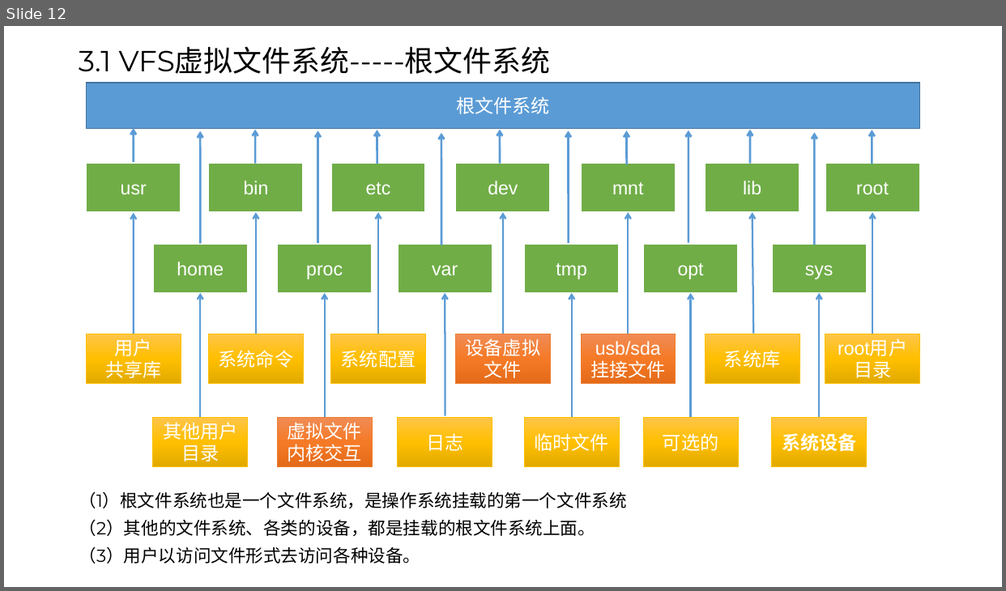
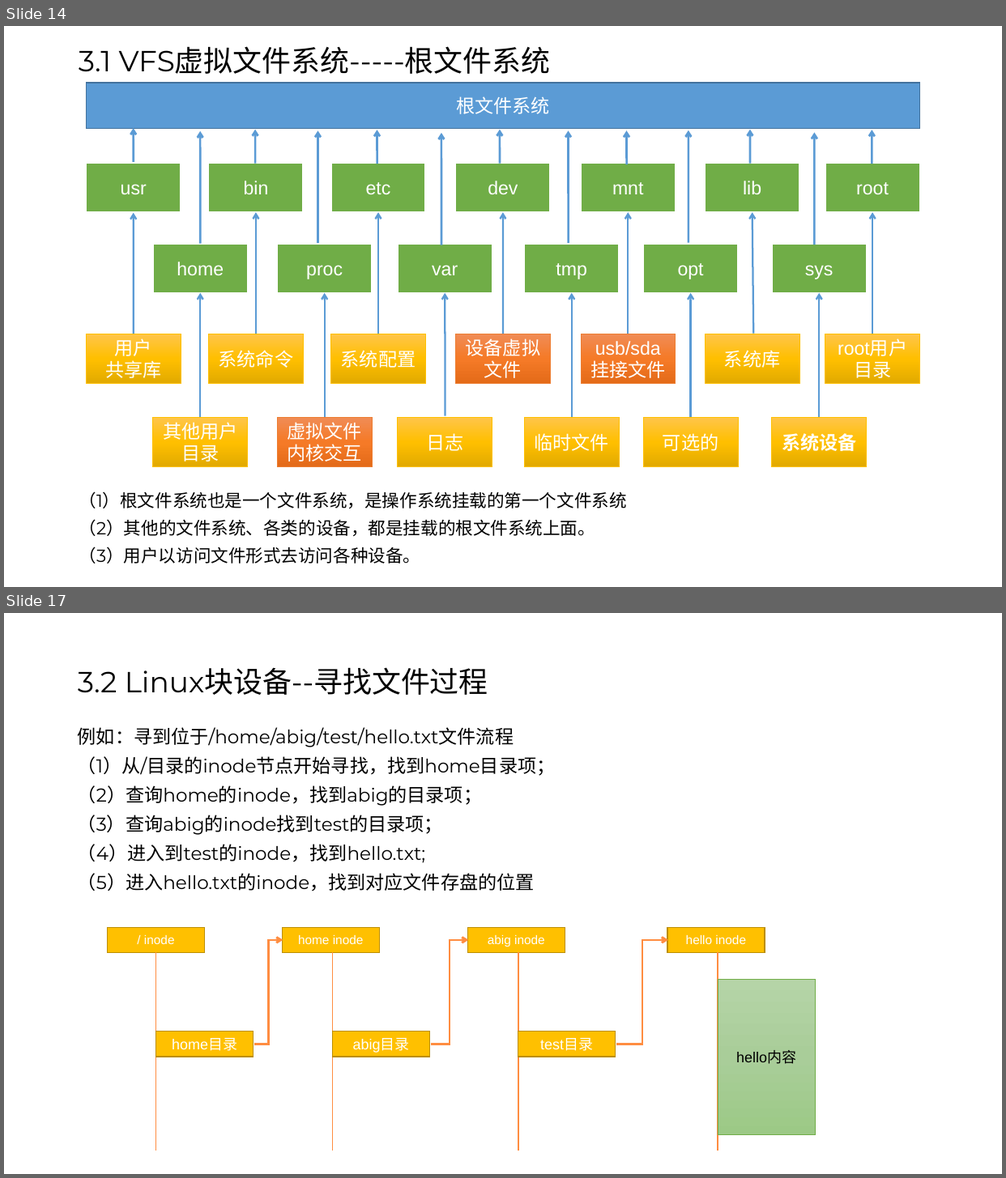
Before and after one commit to Abiggg/Note, a slide deck: note_of_linux/linux.pptx. Shown one above the other, each under a label of ours: slide 12 before the commit, slides 14 and 17 after it; the slides between them are not shown. The pictures are 1006x591 and 1006x1178 pixels, drawn with LibreOffice and Linux fonts; fonts in the diff are those of the drawing. Boxes give left, top, right and bottom in pixels: in the first picture for what was removed or moved away, otherwise in the second. Text is boxed around its words. In the diff, an @@ line names an element or a change of style, - is before the commit and + after.

```diff
--- a/note_of_linux/linux.pptx
+++ b/note_of_linux/linux.pptx
@@ slide 17 added at bbox=[4, 613, 1002, 1174], background #FFFFFF @@
@@ title added at bbox=[78, 667, 488, 695], 28 pt, text #000000 @@
+3.2 Linux块设备--寻找文件过程
@@ text added at bbox=[78, 727, 555, 892], 18 pt, text #000000 @@
+例如：寻到位于/home/abig/test/hello.txt文件流程
+（1）从/目录的inode节点开始寻找，找到home目录项；
+（2）查询home的inode，找到abig的目录项；
+（3）查询abig的inode找到test的目录项；
+（4）进入到test的inode，找到hello.txt;
+（5）进入hello.txt的inode，找到对应文件存盘的位置
@@ rectangle added at bbox=[108, 927, 205, 953], fill #FFC000, outline #BD8E00 1 pt, 12 pt, text #FFFFFF @@
+/ inode
@@ rectangle added at bbox=[283, 927, 380, 953], fill #FFC000, outline #BD8E00 1 pt, 12 pt, text #FFFFFF @@
+home inode
@@ rectangle added at bbox=[467, 927, 565, 953], fill #FFC000, outline #BD8E00 1 pt, 12 pt, text #FFFFFF @@
+abig inode
@@ rectangle added at bbox=[667, 927, 765, 953], fill #FFC000, outline #BD8E00 1 pt, 12 pt, text #FFFFFF @@
+hello inode
@@ elbow arrow added from (254, 1044) to (283, 940), #FF8D41 2 pt @@
@@ elbow arrow added from (431, 1044) to (469, 940), #FF8D41 2 pt @@
@@ elbow arrow added from (616, 1044) to (668, 940), #FF8D41 2 pt @@
@@ line added from (156, 953) to (156, 1151), #FF8D41 1.5 pt @@
@@ line added from (333, 953) to (333, 1151), #FF8D41 1.5 pt @@
@@ line added from (518, 953) to (518, 1151), #FF8D41 1.5 pt @@
@@ line added from (718, 953) to (718, 1151), #FF8D41 1.5 pt @@
@@ rectangle added at bbox=[718, 980, 816, 1135], fill gradient #B5D5A7 to #AACE9A to #9CC987, outline #70AD47 0.5 pt, 14 pt, text #000000 @@
+hello内容
@@ rectangle added at bbox=[156, 1032, 253, 1057], fill #FFC000, outline #BD8E00 1 pt, 14 pt, text #FFFFFF @@
+home目录
@@ rectangle added at bbox=[333, 1032, 430, 1057], fill #FFC000, outline #BD8E00 1 pt, 14 pt, text #FFFFFF @@
+abig目录
@@ rectangle added at bbox=[518, 1032, 616, 1057], fill #FFC000, outline #BD8E00 1 pt, 14 pt, text #FFFFFF @@
+test目录
@@ what was slide 12 is now slide 14 @@
```
Also in this commit, not shown: 2 slides changed, 4 other slides added, 2 slides removed, 1 other file.
